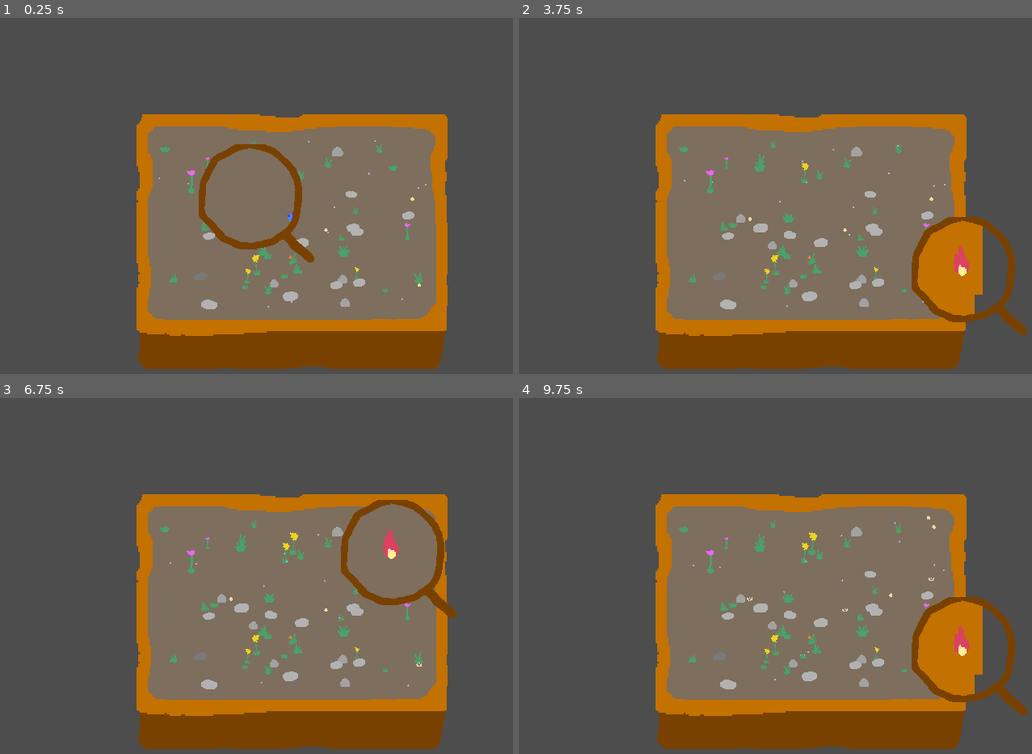
Above: before the commit, frames 1-4 (two rows, left to right).
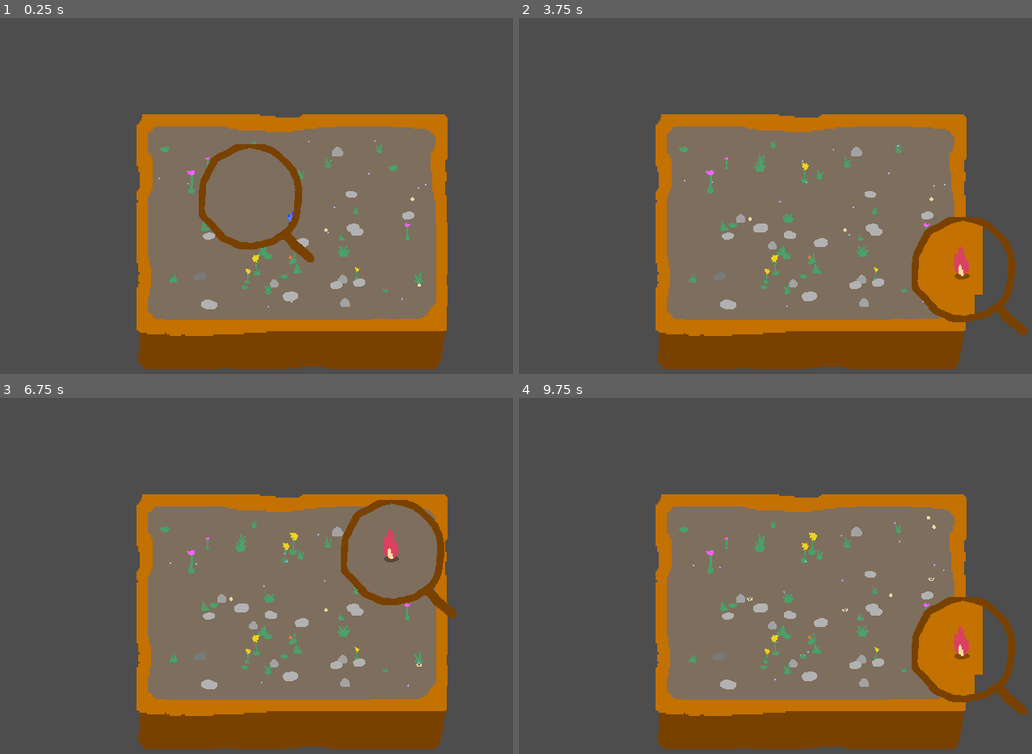
Above: after the commit, the same moments.

Repository: martindzejky/pot-life
Game: Godot game, scene res://main.tscn
Two runs of this game, one before a commit and one after it. Both use one fixed random seed, a clock stepped at 60 frames per second and the inputs below. Sound files missing from this copy of the repository are replaced by a short silence.
Inputs (mouse positions are in pixels of both pictures, inside the frame that each line leads up to):
- Up to frame 1 (0.25 s): no input
- Up to frame 2 (3.75 s): tap Enter at 0.5, 2.75 s; move the mouse to (955, 217) at 0.52 s; press the mouse at (955, 217) at 0.53 s; move the mouse to (683, 267) at 1.27 s; release the mouse at (683, 267) at 1.28 s; click (683, 267) at 1.35 s; tap Space at 2, 3.5 s; move the mouse to (878, 135) at 2.02 s; press the mouse at (878, 135) at 2.03 s; move the mouse to (780, 338) at 2.77 s; release the mouse at (780, 338) at 2.78 s; click (780, 338) at 2.85 s; move the mouse to (1006, 313) at 3.52 s; press the mouse at (1006, 313) at 3.53 s
- Up to frame 3 (6.75 s): move the mouse to (97, 547) at 4.27 s; release the mouse at (97, 547) at 4.28 s; click (97, 547) at 4.35 s; tap Enter at 5 s; move the mouse to (323, 622) at 5.02 s; press the mouse at (323, 622) at 5.03 s; tap Space at 5.75 s; move the mouse to (194, 501) at 5.77 s; release the mouse at (194, 501) at 5.78 s; click (194, 501) at 5.85 s; move the mouse to (436, 597) at 6.52 s; press the mouse at (436, 597) at 6.53 s
- Up to frame 4 (9.75 s): move the mouse to (683, 647) at 7.27 s; release the mouse at (683, 647) at 7.28 s; click (683, 647) at 7.35 s; move the mouse to (878, 515) at 8.02 s; press the mouse at (878, 515) at 8.03 s; move the mouse to (780, 718) at 8.77 s; release the mouse at (780, 718) at 8.78 s; click (780, 718) at 8.85 s; move the mouse to (1006, 693) at 9.52 s; press the mouse at (1006, 693) at 9.53 s

The runs differ from the first frame. In frame 1, less than 0.1% of the frame differs, in the area x 56-57%, y 57-58%; in frame 2, less than 0.1%, in the area x 84-88%, y 70-74%; in frame 3, less than 0.1%; in frame 4, less than 0.1%.

Commit message:
add shadows

Diff:
--- a/objects/creature.tscn
+++ b/objects/creature.tscn
@@ -6,6 +6,7 @@
 [ext_resource type="PackedScene" uid="uid://koi35i1jdc20" path="res://objects/skull.tscn" id="2_hdvnx"]
 [ext_resource type="Texture2D" uid="uid://cpxalxqkgxyky" path="res://sprites/face.png" id="4_oxd6a"]
 [ext_resource type="Script" path="res://objects/hunger.gd" id="5_h2seq"]
+[ext_resource type="Texture2D" uid="uid://cjlkw3btwqr3t" path="res://sprites/shadow.png" id="5_hyc1y"]
 [ext_resource type="AudioStream" uid="uid://bv4f0ks1cxkrj" path="res://sounds/birth.wav" id="6_aw1x3"]
 [ext_resource type="AudioStream" uid="uid://vhtcrne0gnni" path="res://sounds/eat.wav" id="7_0fnwu"]
 [ext_resource type="AudioStream" uid="uid://rving2w622lq" path="res://sounds/heal.wav" id="7_lfydl"]
@@ -381,6 +382,12 @@
 texture = ExtResource("2_blnmw")
 hframes = 5
 
+[node name="shadow" type="Sprite2D" parent="big"]
+show_behind_parent = true
+position = Vector2(0, 16)
+scale = Vector2(0.4, 0.4)
+texture = ExtResource("5_hyc1y")
+
 [node name="face-offset" type="Node2D" parent="big"]
 position = Vector2(10, -10)
 
--- a/objects/egg.tscn
+++ b/objects/egg.tscn
@@ -7,6 +7,7 @@
 [ext_resource type="PackedScene" uid="uid://b2g0vvfvviuwd" path="res://objects/creature3.tscn" id="4_onbxq"]
 [ext_resource type="PackedScene" uid="uid://dtb1y8546baha" path="res://objects/creature-evil.tscn" id="5_70r7s"]
 [ext_resource type="PackedScene" uid="uid://dprsm4s5vq820" path="res://objects/creature-evil2.tscn" id="6_yas1h"]
+[ext_resource type="Texture2D" uid="uid://cjlkw3btwqr3t" path="res://sprites/shadow.png" id="7_qnn67"]
 [ext_resource type="AudioStream" uid="uid://bv4f0ks1cxkrj" path="res://sounds/birth.wav" id="8_aoj1e"]
 
 [sub_resource type="Animation" id="Animation_ng3qu"]
@@ -151,6 +152,11 @@
 creatures = Array[PackedScene]([ExtResource("2_x32em"), ExtResource("3_loxjs"), ExtResource("4_onbxq")])
 evilCreatures = Array[PackedScene]([ExtResource("5_70r7s"), ExtResource("6_yas1h")])
 
+[node name="shadow" type="Sprite2D" parent="."]
+visibility_layer = 4
+scale = Vector2(0.4, 0.4)
+texture = ExtResource("7_qnn67")
+
 [node name="rotation" type="Node2D" parent="."]
 
 [node name="sprite" type="Sprite2D" parent="rotation"]
--- a/objects/fire.tscn
+++ b/objects/fire.tscn
@@ -1,7 +1,8 @@
-[gd_scene load_steps=8 format=3 uid="uid://wihssgv0qjwx"]
+[gd_scene load_steps=9 format=3 uid="uid://wihssgv0qjwx"]
 
 [ext_resource type="Script" path="res://objects/fire.gd" id="1_4gflr"]
 [ext_resource type="Texture2D" uid="uid://bsw6byo77q3mi" path="res://sprites/fire.png" id="1_u8qia"]
+[ext_resource type="Texture2D" uid="uid://cjlkw3btwqr3t" path="res://sprites/shadow.png" id="2_inmsp"]
 [ext_resource type="AudioStream" uid="uid://cy5upfphnmnd5" path="res://sounds/hurt.wav" id="3_1fuxf"]
 
 [sub_resource type="Animation" id="Animation_2rl32"]
@@ -52,6 +53,11 @@
 [node name="fire" type="Node2D"]
 script = ExtResource("1_4gflr")
 
+[node name="shadow" type="Sprite2D" parent="."]
+visibility_layer = 4
+scale = Vector2(0.2, 0.2)
+texture = ExtResource("2_inmsp")
+
 [node name="sprite" type="Sprite2D" parent="."]
 visibility_layer = 4
 position = Vector2(0, -16)
--- a/objects/grass.tscn
+++ b/objects/grass.tscn
@@ -1,7 +1,8 @@
-[gd_scene load_steps=13 format=3 uid="uid://dmbnsojw6n3rr"]
+[gd_scene load_steps=14 format=3 uid="uid://dmbnsojw6n3rr"]
 
 [ext_resource type="Texture2D" uid="uid://tsbn1mttfve7" path="res://sprites/grass.png" id="1_6tou8"]
 [ext_resource type="Script" path="res://objects/grass.gd" id="1_jc8g2"]
+[ext_resource type="Texture2D" uid="uid://cjlkw3btwqr3t" path="res://sprites/shadow.png" id="2_srivj"]
 [ext_resource type="Script" path="res://objects/energy.gd" id="3_xrj3g"]
 [ext_resource type="AudioStream" uid="uid://die3c4xxq6yuh" path="res://sounds/death.wav" id="4_3jv2n"]
 [ext_resource type="AudioStream" uid="uid://dc6apodhk88kh" path="res://sounds/upgrade.wav" id="5_ooyy2"]
@@ -122,6 +123,11 @@
 
 [node name="scale" type="Node2D" parent="."]
 
+[node name="shadow" type="Sprite2D" parent="scale"]
+visibility_layer = 4
+scale = Vector2(0.4, 0.4)
+texture = ExtResource("2_srivj")
+
 [node name="sprite" type="Sprite2D" parent="scale"]
 y_sort_enabled = true
 position = Vector2(0, -16)
--- a/objects/magnifying-glass.gd
+++ b/objects/magnifying-glass.gd
@@ -13,7 +13,7 @@
     if $shooting.time_left > 0: return
     if $cooling.time_left > 0: return
 
-    $laser.visible = true
+    #$laser.visible = true # I think it look better without the dot
     $shooting.start()
     $shoot.play()
 
--- a/objects/rock.tscn
+++ b/objects/rock.tscn
@@ -1,7 +1,8 @@
-[gd_scene load_steps=3 format=3 uid="uid://bppbkd6xkeb0q"]
+[gd_scene load_steps=4 format=3 uid="uid://bppbkd6xkeb0q"]
 
 [ext_resource type="Script" path="res://objects/rock.gd" id="1_ibruy"]
 [ext_resource type="Texture2D" uid="uid://bh26dk7tfhnrd" path="res://sprites/rock.png" id="2_q8jnj"]
+[ext_resource type="Texture2D" uid="uid://cjlkw3btwqr3t" path="res://sprites/shadow.png" id="3_fra50"]
 
 [node name="rock" type="Node2D"]
 script = ExtResource("1_ibruy")
@@ -10,6 +11,11 @@
 
 [node name="scale" type="Node2D" parent="."]
 
+[node name="shadow" type="Sprite2D" parent="scale"]
+visibility_layer = 4
+scale = Vector2(0.4, 0.4)
+texture = ExtResource("3_fra50")
+
 [node name="sprite" type="Sprite2D" parent="scale"]
 y_sort_enabled = true
 position = Vector2(0, -16)
--- a/objects/skull.tscn
+++ b/objects/skull.tscn
@@ -1,10 +1,16 @@
-[gd_scene load_steps=3 format=3 uid="uid://koi35i1jdc20"]
+[gd_scene load_steps=4 format=3 uid="uid://koi35i1jdc20"]
 
 [ext_resource type="Script" path="res://objects/skull.gd" id="1_17kwn"]
 [ext_resource type="Texture2D" uid="uid://b6k5mgupw3eom" path="res://sprites/skull.png" id="1_tr2pg"]
+[ext_resource type="Texture2D" uid="uid://cjlkw3btwqr3t" path="res://sprites/shadow.png" id="2_x4np3"]
 
 [node name="skull" type="Node2D"]
 script = ExtResource("1_17kwn")
+
+[node name="shadow" type="Sprite2D" parent="."]
+visibility_layer = 4
+scale = Vector2(0.4, 0.4)
+texture = ExtResource("2_x4np3")
 
 [node name="big" type="Sprite2D" parent="."]
 visibility_layer = 4
Not shown: 1 places in objects/creature.tscn that only renumber resources
Not shown: 1 places in objects/egg.tscn that only renumber resources
Binary file added: sprites/shadow.aseprite
Binary file added: sprites/shadow.png
Not shown, added: sprites/shadow.png.import
